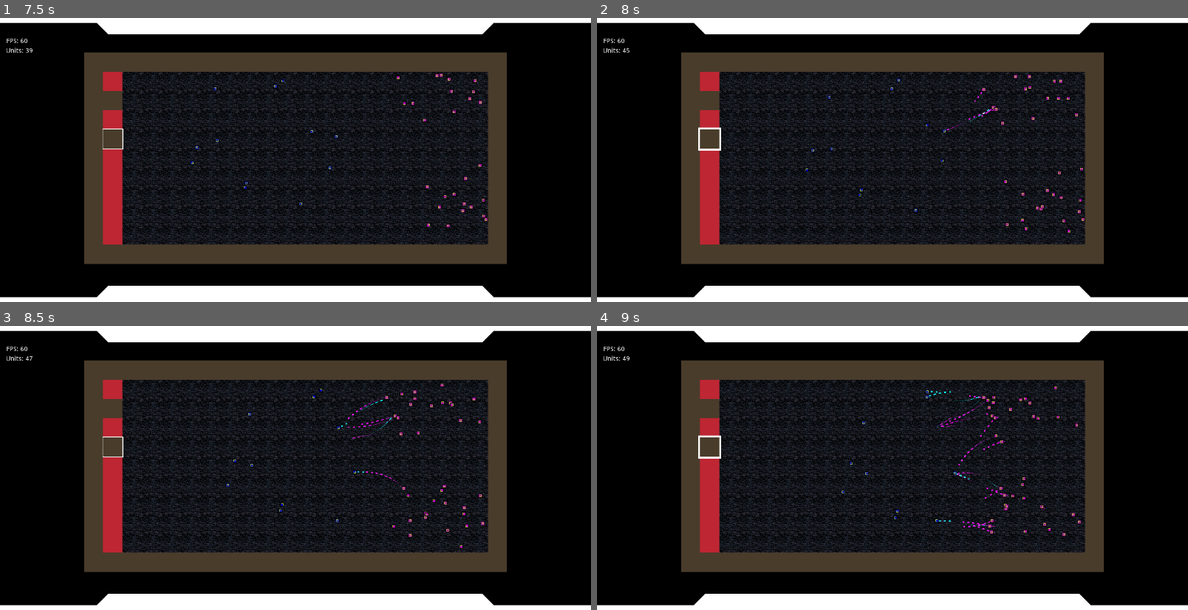
Above: before the commit, frames 1-4 (two rows, left to right).
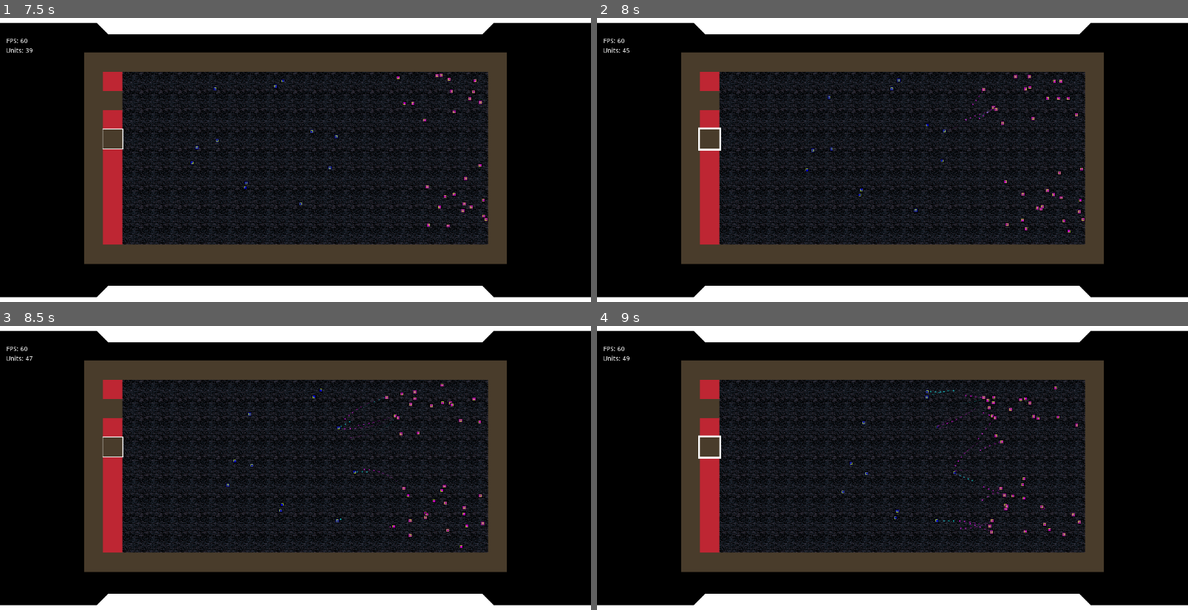
Above: after the commit, the same moments.

Repository: SJPGDD/Displacement
Game: Godot game, scene res://Game/Game.tscn
Two runs of this game, one before a commit and one after it. Both use one fixed random seed, a clock stepped at 60 frames per second and the inputs below.
Inputs (mouse positions are in pixels of both pictures, inside the frame that each line leads up to):
- Up to frame 1 (7.5 s): click (307, 157) at 0.5 s; click (307, 157) at 1.25 s; click (112, 100) at 2 s; click (112, 140) at 2.75 s; click (112, 100) at 3.5 s; click (112, 140) at 4.25 s; click (112, 100) at 5 s; click (112, 140) at 5.75 s; click (307, 157) at 6.5 s; move the mouse to (425, 160) at 7.27 s; click (425, 160) at 7.42 s
- Up to frame 2 (8 s): no input
- Up to frame 3 (8.5 s): move the mouse to (177, 502) at 8.02 s; click (177, 502) at 8.17 s
- Up to frame 4 (9 s): move the mouse to (951, 411) at 8.77 s; click (951, 411) at 8.92 s

Frame 1 is identical in both runs. In frame 2, less than 0.1% of the frame differs, in the area x 59-69%, y 25-40%; in frame 3, 0.2%; in frame 4, 0.3%, in the area x 56-70%, y 22-73%.

Commit message:
Fixed Some Unit State Glitches

Diff:
--- a/Game/UI/UI.tscn
+++ b/Game/UI/UI.tscn
@@ -19,7 +19,7 @@
 	text = \"Units: \" + str(player_units.get_child_count() + enemy_units.get_child_count())
 	"
 
-[node name="UI" type="Control" index="0"]
+[node name="UI" type="Control"]
 
 anchor_left = 0.0
 anchor_top = 0.0
--- a/Game/Units/Laser.gd
+++ b/Game/Units/Laser.gd
@@ -9,10 +9,15 @@
 var time
 var curve_strength
 
+func _ready():
+	var velocity = _get_velocity()
+	position += velocity.normalized() * 10
+	rotation = velocity.angle() - PI
+
 func _process(delta):
 	time += delta
 	if time < TRAVEL_TIME:
-		var velocity = Vector2(_dx_dt(), _dy_dt()).rotated(direction) * delta
+		var velocity = _get_velocity() * delta
 		position += velocity
 		rotation = velocity.angle() - PI
 	else:
@@ -34,6 +39,9 @@
 	curve_strength = rand_range(2000, -2000)
 	return self
 
+func _get_velocity():
+	return Vector2(_dx_dt(), _dy_dt()).rotated(direction)
+
 func _dx_dt():
 	return distance / TRAVEL_TIME
 
--- a/Game/Units/Laser.tscn
+++ b/Game/Units/Laser.tscn
@@ -2,26 +2,26 @@
 
 [ext_resource path="res://Game/Units/Laser.gd" type="Script" id=1]
 
-[sub_resource type="CanvasItemMaterial" id=7]
+[sub_resource type="CanvasItemMaterial" id=1]
 
 render_priority = 0
 blend_mode = 1
 light_mode = 0
 
-[sub_resource type="Curve" id=4]
+[sub_resource type="Curve" id=2]
 
 min_value = 0.0
 max_value = 1.0
 bake_resolution = 100
 _data = [ Vector2( 0, 1 ), 0.0, 0.0, 0, 0, Vector2( 1, 0 ), 0.0, 0.0, 0, 0 ]
 
-[sub_resource type="CurveTexture" id=5]
+[sub_resource type="CurveTexture" id=3]
 
 flags = 4
 width = 32
-curve = SubResource( 4 )
+curve = SubResource( 2 )
 
-[sub_resource type="ParticlesMaterial" id=6]
+[sub_resource type="ParticlesMaterial" id=4]
 
 render_priority = 0
 trail_divisor = 1
@@ -50,8 +50,8 @@
 angle_random = 0.0
 scale = 3.0
 scale_random = 0.0
-scale_curve = SubResource( 5 )
-color = Color( 1, 1, 1, 0.0392157 )
+scale_curve = SubResource( 3 )
+color = Color( 1, 1, 1, 0.0784314 )
 hue_variation = 0.0
 hue_variation_random = 0.0
 anim_speed = 0.0
@@ -63,21 +63,21 @@
 
 [node name="Laser" type="Particles2D"]
 
-material = SubResource( 7 )
+material = SubResource( 1 )
 emitting = true
-amount = 1000
+amount = 100
 lifetime = 0.2
 one_shot = false
 preprocess = 0.0
 speed_scale = 1.0
 explosiveness = 0.0
 randomness = 0.0
-fixed_fps = 0
+fixed_fps = 60
 fract_delta = true
 visibility_rect = Rect2( -100, -100, 200, 200 )
 local_coords = false
 draw_order = 0
-process_material = SubResource( 6 )
+process_material = SubResource( 4 )
 texture = null
 normal_map = null
 h_frames = 1
--- a/Game/Units/Unit.gd
+++ b/Game/Units/Unit.gd
@@ -99,13 +99,15 @@
 		extras.add_child(Laser.instance().setup(controller, position, target_unit.position))
 
 func _spotted_opposing_unit(unit):
-	target_units.append(unit)
-	unit_state = UnitState.SEEKING
+	if unit_state != UnitState.DYING:
+		target_units.append(unit)
+		unit_state = UnitState.SEEKING
 
 func _unspotted_opposing_unit(unit):
-	target_units.remove(target_units.find(unit))
-	if target_units.size() == 0:
-		unit_state = UnitState.MARCHING
+	if unit_state != UnitState.DYING:
+		target_units.remove(target_units.find(unit))
+		if target_units.size() == 0:
+			unit_state = UnitState.MARCHING
 
 func _direction(unit):
 	return (unit.position - position).normalized()
--- a/Game/World/Background/Background.tscn
+++ b/Game/World/Background/Background.tscn
@@ -1,6 +1,6 @@
 [gd_scene format=2]
 
-[node name="Background" type="Sprite" index="0"]
+[node name="Background" type="Sprite"]
 
 [node name="Clouds" type="Particles2D" parent="." index="0"]
 
--- a/Game/World/Terrain/Terrain.tscn
+++ b/Game/World/Terrain/Terrain.tscn
@@ -32,7 +32,7 @@
 "values": [ 5.0, 2.0, 5.0 ]
 }
 
-[node name="Terrain" type="TileMap" groups=[
+[node name="Terrain" type="TileMap" index="0" groups=[
 "Terrain",
 ]]
 
